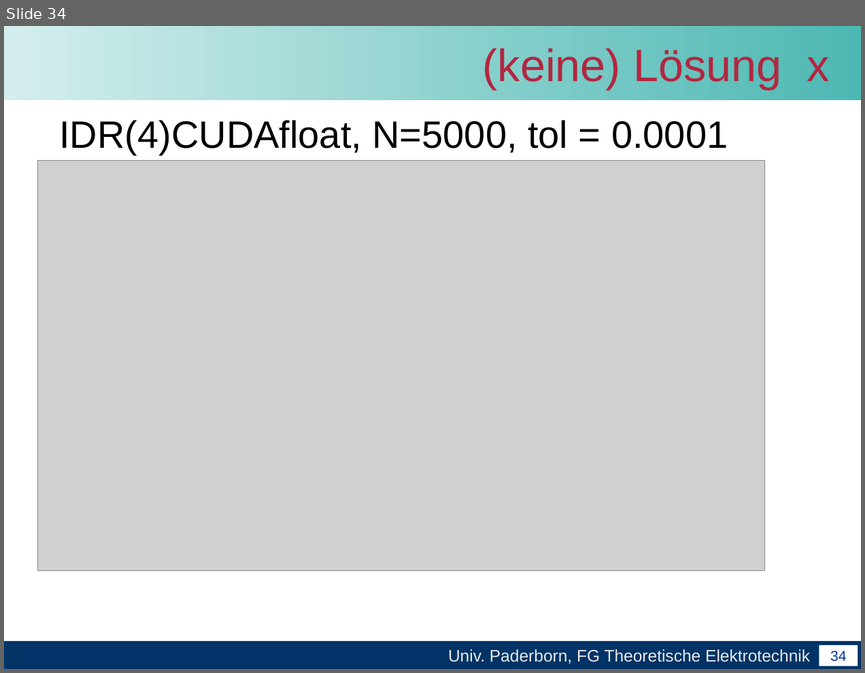
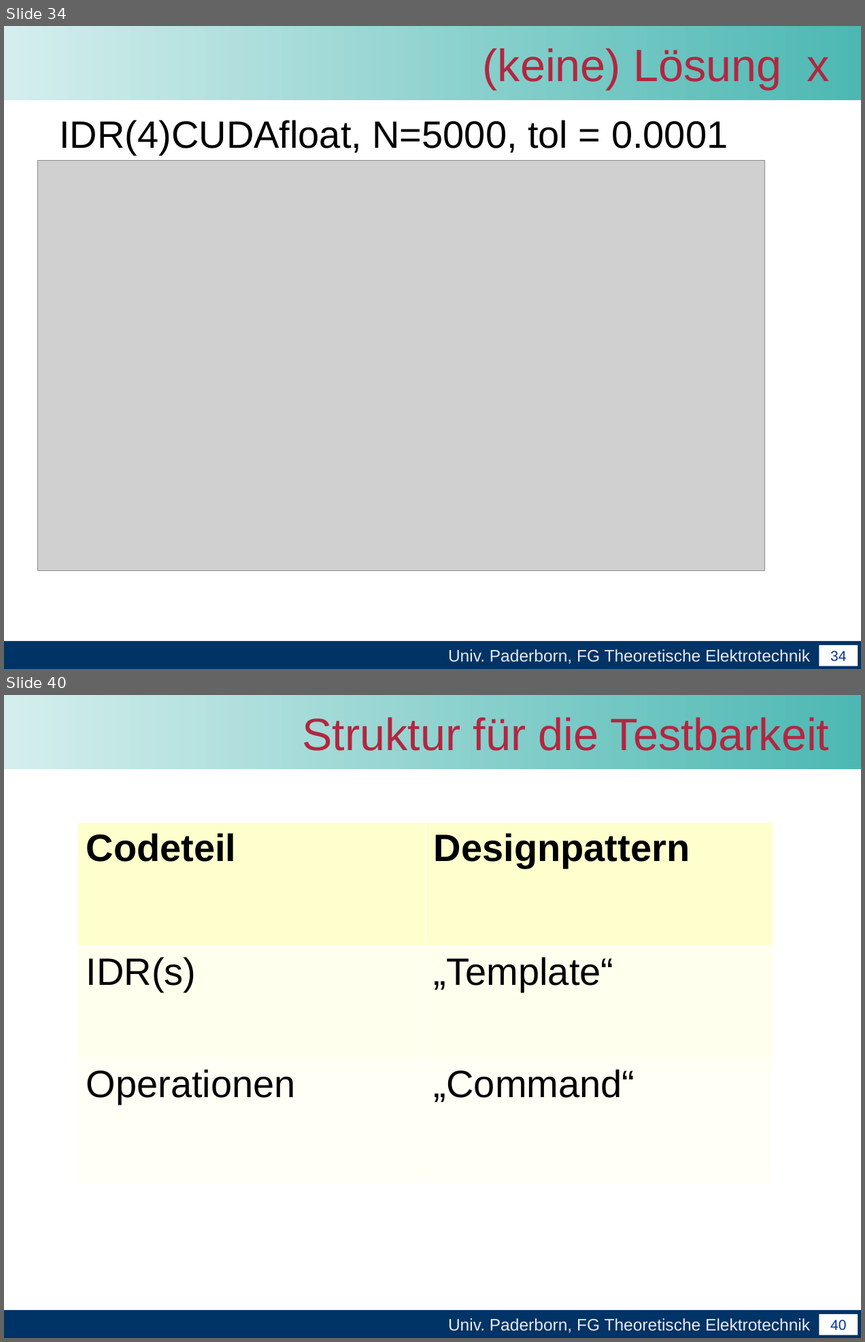
Before and after one commit to unconditional/projektarbeitcuda, a slide deck: Abschlussvortrag/Abschlussvortrag der Projektarbeit CUDA.ppt. Shown one above the other, each under a label of ours: slide 34 before the commit, slides 34 and 40 after it; the slides between them are not shown. The pictures are 865x673 and 865x1342 pixels, drawn with LibreOffice and Linux fonts; fonts in the diff are those of the drawing; grey boxes stand for pictures; background and template pictures are left out. Boxes give left, top, right and bottom in pixels: in the first picture for what was removed or moved away, otherwise in the second. Text is boxed around its words. In the diff, an @@ line names an element or a change of style, - is before the commit and + after.

```diff
--- a/Abschlussvortrag/Abschlussvortrag der Projektarbeit CUDA.ppt
+++ b/Abschlussvortrag/Abschlussvortrag der Projektarbeit CUDA.ppt
@@ slide 40 added at (x1=4, y1=695, x2=861, y2=1338), background #FFFFFF; not listed: 4 template elements that a slide beside it also shows @@
@@ title added at (x1=303, y1=717, x2=830, y2=751), 38 pt, text #B32640 @@
+Struktur für die Testbarkeit
@@ table added at (x1=77, y1=821, x2=773, y2=1183), 3 rows, 2 columns @@
+Codeteil | Designpattern
+IDR(s) | „Template“
+Operationen | „Command“
```
Also in this commit, not shown: 7 slides changed, 5 other slides added, 2 slides removed.
